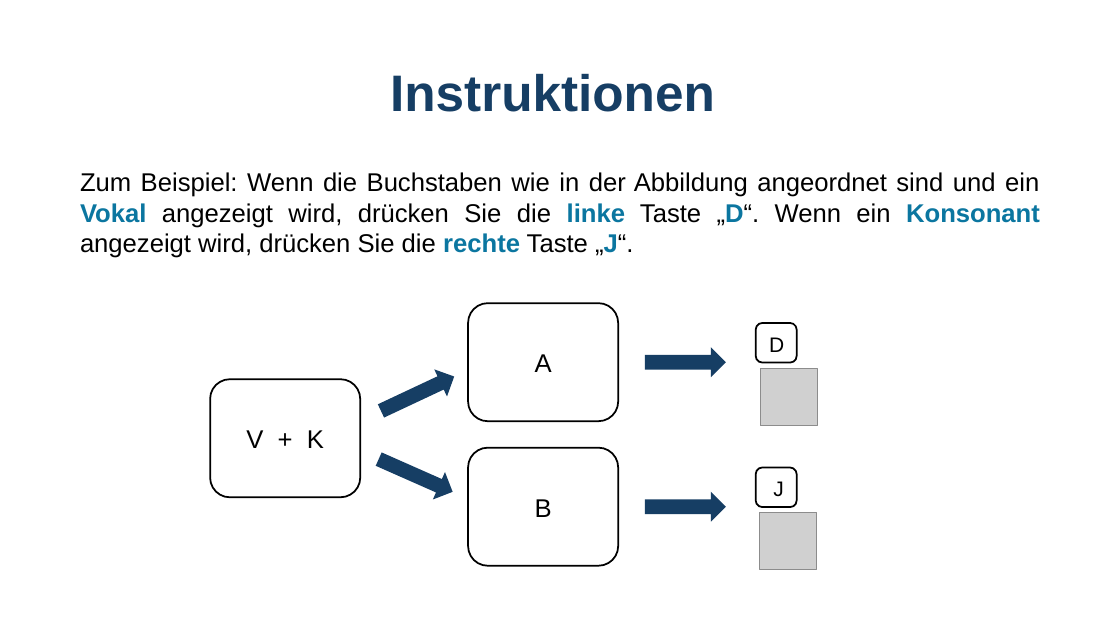
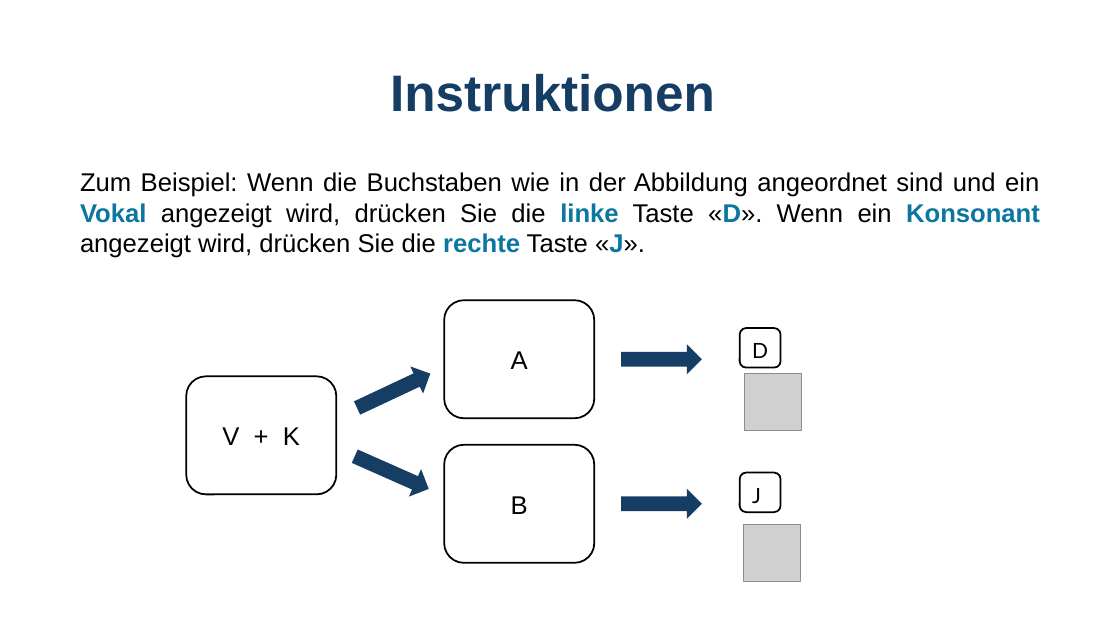
Before and after one commit to GidonFrischkorn/Ambizione-IndividualDifferencesStudy, a slide deck: slide 4 of tasks/28-letter-judgement-changing/Instructions_letterchangeSR.pptx. Drawn at 1120x630 pixels with LibreOffice and Linux fonts; fonts in the diff are those of the drawing; grey boxes stand for pictures. Boxes give left, top, right and bottom in pixels: in the first picture for what was removed or moved away, otherwise in the second. Text is boxed around its words. In the diff, an @@ line names an element or a change of style, - is before the commit and + after.

```diff
--- a/tasks/28-letter-judgement-changing/Instructions_letterchangeSR.pptx
+++ b/tasks/28-letter-judgement-changing/Instructions_letterchangeSR.pptx
@@ text at (x1=80, y1=172, x2=1040, y2=258): text changed @@
-Zum Beispiel: Wenn die Buchstaben wie in der Abbildung angeordnet sind und ein Vokal angezeigt wird, drücken Sie die linke Taste „D“. Wenn ein Konsonant angezeigt wird, drücken Sie die rechte Taste „J“.
+Zum Beispiel: Wenn die Buchstaben wie in der Abbildung angeordnet sind und ein Vokal angezeigt wird, drücken Sie die linke Taste «D». Wenn ein Konsonant angezeigt wird, drücken Sie die rechte Taste «J».
@@ 2 rounded rectangles, 1 picture, 1 text moved together from (x1=756, y1=323, x2=818, y2=507) to (x1=740, y1=329, x2=802, y2=513) @@
@@ text "D" at (x1=752, y1=343, x2=768, y2=358): font Arial to Lato @@
@@ text "J" at (x1=752, y1=488, x2=761, y2=503): font Arial to Lato @@
@@ text "J" moved from (x1=773, y1=481, x2=783, y2=496) to (x1=752, y1=488, x2=761, y2=503) @@
@@ text "B" moved from (x1=535, y1=499, x2=552, y2=517) to (x1=511, y1=496, x2=528, y2=514) @@
@@ 4 right arrows, 3 rounded rectangles, 2 texts moved together from (x1=210, y1=303, x2=725, y2=566) to (x1=187, y1=300, x2=701, y2=564) @@
@@ picture moved from (x1=760, y1=513, x2=817, y2=570) to (x1=744, y1=524, x2=801, y2=581) @@
```
Also in this commit, not shown: 2 other slides changed, 2 other files.
